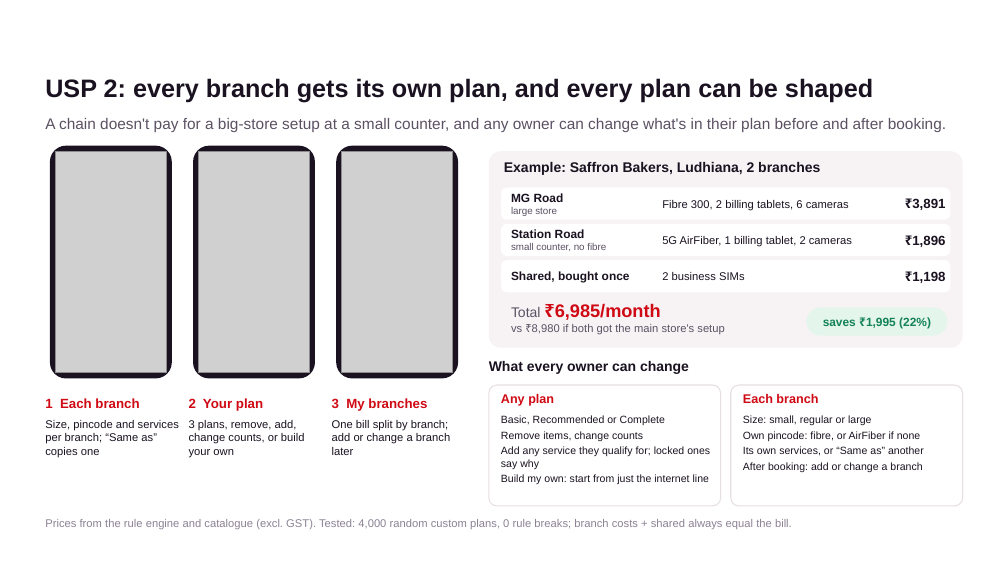
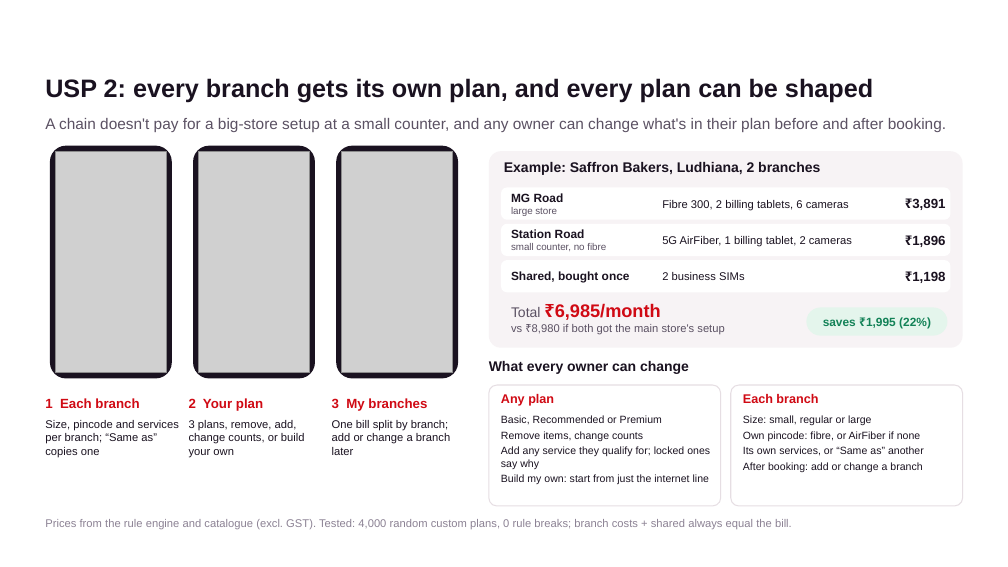
Before and after one commit to kaustubh3103/udyam-digital, a slide deck: slide 6 of docs/Team_JIO_Udyam_Digital.pptx. Drawn at 1008x567 pixels with LibreOffice and Linux fonts; fonts in the diff are those of the drawing; grey boxes stand for pictures; background and template pictures are left out. Boxes give left, top, right and bottom in pixels: in the first picture for what was removed or moved away, otherwise in the second. Text is boxed around its words. In the diff, an @@ line names an element or a change of style, - is before the commit and + after.

```diff
--- a/docs/Team_JIO_Udyam_Digital.pptx
+++ b/docs/Team_JIO_Udyam_Digital.pptx
@@ text at [501,415,662,424]: text changed @@
-Basic, Recommended or Complete
+Basic, Recommended or Premium
```
Also in this commit, not shown: 1 other slide changed, 1 other file.
